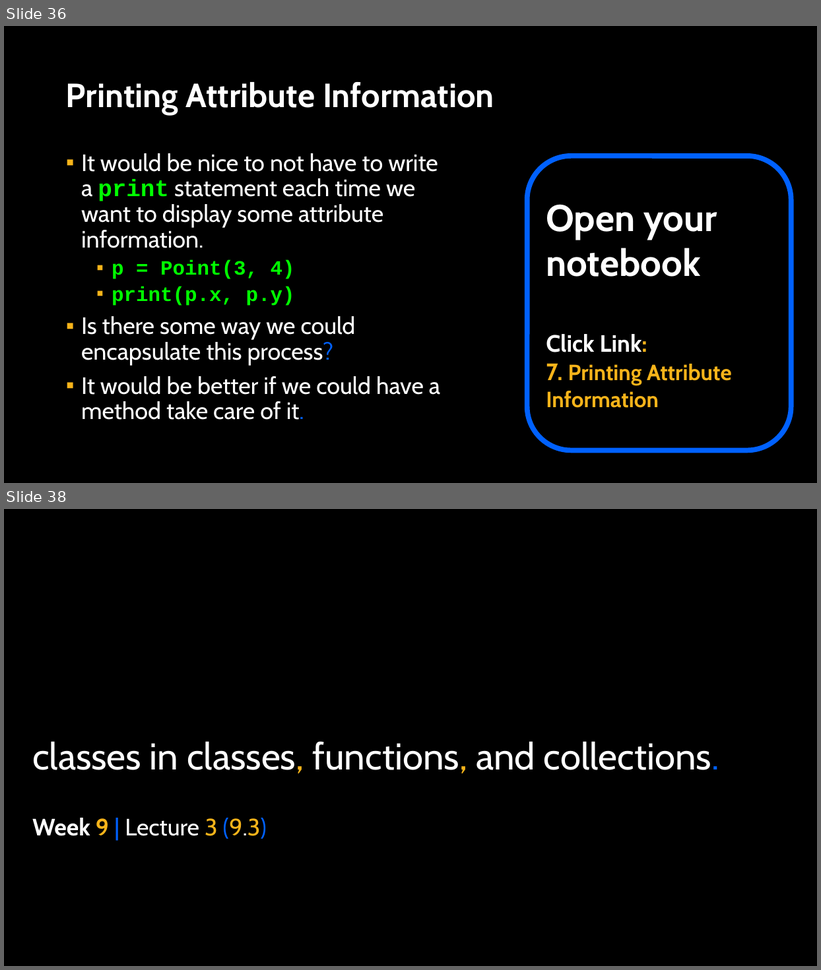
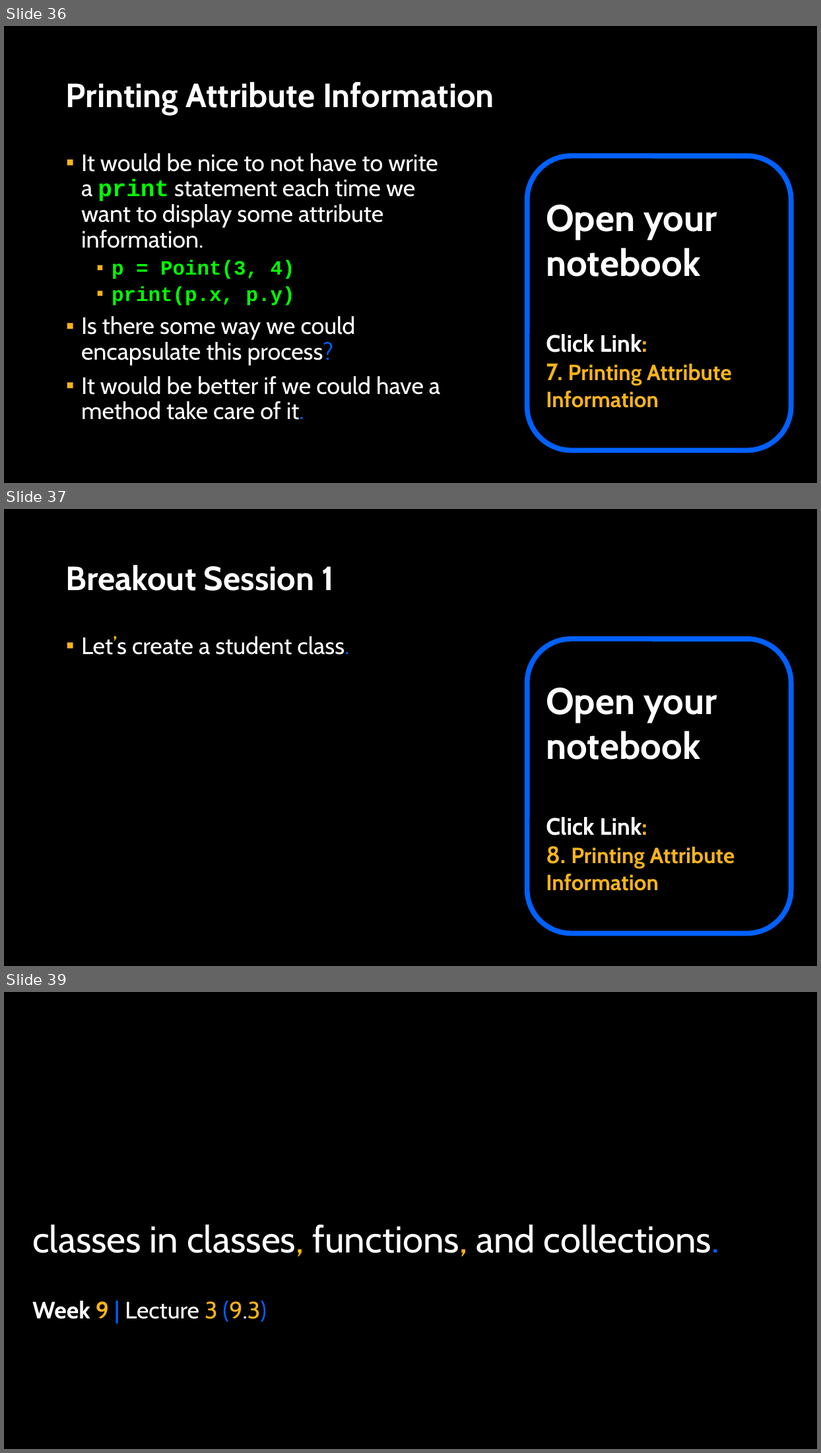
Before and after one commit to APS106/APS106-winter-2024-kinsella-goodfellow, a slide deck: lectures/week9/lecture3/slides/week9_lecture3.pptx. Shown one above the other, each under a label of ours: slides 36 and 38 before the commit, slides 36, 37 and 39 after it; the slides between them are not shown. The pictures are 821x970 and 821x1453 pixels, drawn with LibreOffice and Linux fonts; fonts in the diff are those of the drawing; background and template pictures are left out. Boxes give left, top, right and bottom in pixels: in the first picture for what was removed or moved away, otherwise in the second. Text is boxed around its words. In the diff, an @@ line names an element or a change of style, - is before the commit and + after.

```diff
--- a/lectures/week9/lecture3/slides/week9_lecture3.pptx
+++ b/lectures/week9/lecture3/slides/week9_lecture3.pptx
@@ slide 37 added at (4,509,817,966), background picture (left out) @@
@@ title added at (66,565,335,591), 39.6 pt, text #FFFFFF, bold @@
+Breakout Session 1
@@ text added at (81,636,349,655), 28 pt, text #FFFFFF @@
+▪ Let’s create a student class.
@@ rounded rectangle added at (527,639,791,933), outline #0061FF 6 pt, 26 pt, text #F7B41A, bold @@
+Open your notebook
+Click Link:
+8. Printing Attribute Information
@@ what was slide 38 is now slide 39 @@
```
Also in this commit, not shown: 1 slide changed, 3 other files.
